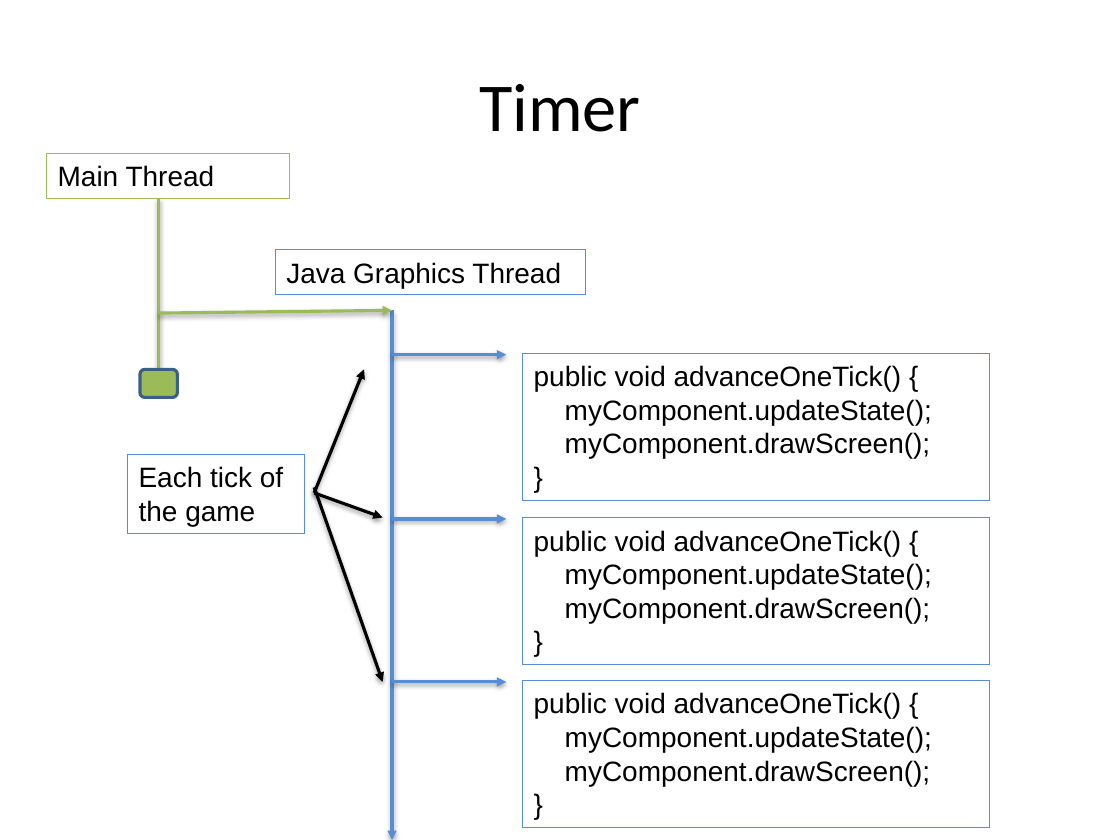
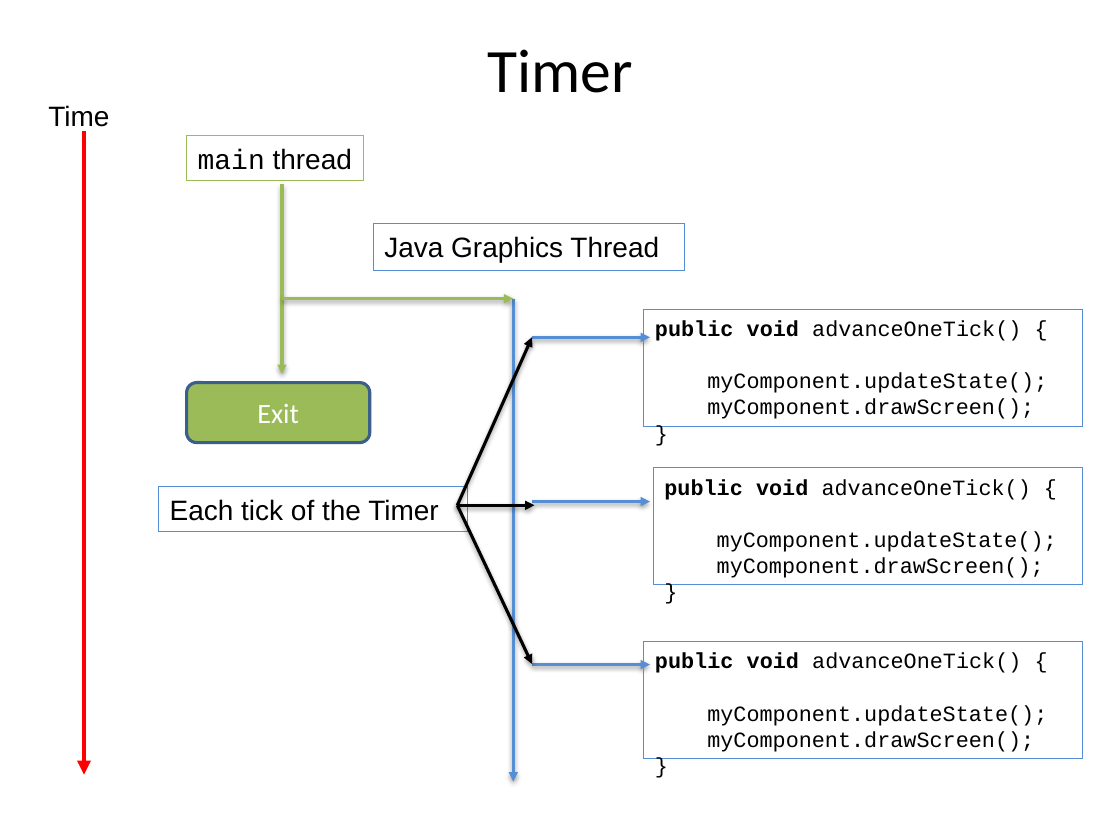
Before and after one commit to RHIT-CSSE/csse220, a slide deck: slide 10 of ClassMaterials/EventBasedGameLoop/Slides/EventBasedGameLoop.pptx (slide 8 before the commit). Drawn at 1120x840 pixels with LibreOffice and Linux fonts; fonts in the diff are those of the drawing. Boxes give left, top, right and bottom in pixels: in the first picture for what was removed or moved away, otherwise in the second. Text is boxed around its words. In the diff, an @@ line names an element or a change of style, - is before the commit and + after.

```diff
--- a/ClassMaterials/EventBasedGameLoop/Slides/EventBasedGameLoop.pptx
+++ b/ClassMaterials/EventBasedGameLoop/Slides/EventBasedGameLoop.pptx
@@ title "Timer" at bbox=[487, 49, 632, 93]: size 44 to 39.6 pt @@
@@ text added at bbox=[48, 105, 109, 127], 18 pt, text #000000 @@
+Time
@@ arrow added from (84, 131) to (84, 775), #FF0000 3 pt @@
@@ rectangle "main thread": place and size @@
-rectangle "main thread" at bbox=[47, 153, 290, 198]
+rectangle "main thread" at bbox=[187, 136, 364, 180]
@@ text in rectangle at bbox=[198, 148, 352, 170]: text changed @@
-Main Thread
+main thread
@@ arrow moved from (159, 198) - (159, 388) to (282, 185) - (282, 374) @@
@@ rectangle "Java Graphics Thread": place and size @@
-rectangle "Java Graphics Thread" at bbox=[276, 250, 586, 295]
+rectangle "Java Graphics Thread" at bbox=[373, 224, 684, 271]
@@ arrow moved from (159, 314) - (392, 310) to (282, 299) - (513, 299) @@
@@ arrow moved from (392, 310) - (392, 840) to (513, 299) - (513, 782) @@
@@ rectangle "public void advanceOneTick() {": place and size @@
-rectangle "public void advanceOneTick() {" at bbox=[523, 353, 990, 500]
+rectangle "public void advanceOneTick() {" at bbox=[644, 309, 1083, 426]
@@ arrow moved from (315, 493) - (364, 370) to (457, 505) - (532, 337) @@
@@ arrow moved from (392, 355) - (506, 355) to (532, 337) - (650, 337) @@
@@ rounded rectangle removed at bbox=[140, 370, 177, 398] @@
@@ rounded rectangle added at bbox=[187, 383, 371, 444], fill #9BBB59, outline #3A5F8C 2 pt, 18 pt, text #FFFFFF @@
+Exit
@@ size 18 to 14 pt, font Arial to Courier New; bold on in "public void" in 3 elements at bbox=[644, 642, 1083, 758], bbox=[644, 309, 1083, 426], bbox=[653, 468, 1082, 585] @@
@@ rectangle "public void advanceOneTick() {": place and size @@
-rectangle "public void advanceOneTick() {" at bbox=[523, 517, 990, 664]
+rectangle "public void advanceOneTick() {" at bbox=[653, 468, 1082, 585]
@@ rectangle "Each tick of the Timer": place and size @@
-rectangle "Each tick of the Timer" at bbox=[128, 454, 305, 533]
+rectangle "Each tick of the Timer" at bbox=[159, 486, 467, 531]
@@ text in rectangle at bbox=[170, 499, 438, 521]: text changed @@
-Each tick of the game
+Each tick of the Timer
@@ arrow moved from (315, 487) - (383, 682) to (457, 505) - (532, 664) @@
@@ arrow moved from (315, 493) - (383, 517) to (457, 505) - (534, 505) @@
@@ arrow moved from (392, 519) - (506, 519) to (532, 502) - (650, 502) @@
@@ rectangle "public void advanceOneTick() {": place and size @@
-rectangle "public void advanceOneTick() {" at bbox=[523, 681, 990, 828]
+rectangle "public void advanceOneTick() {" at bbox=[644, 642, 1083, 758]
@@ arrow moved from (392, 682) - (506, 682) to (532, 664) - (650, 664) @@
```
Also in this commit, not shown: 2 other slides changed, 5 slides added, 3 slides removed.
